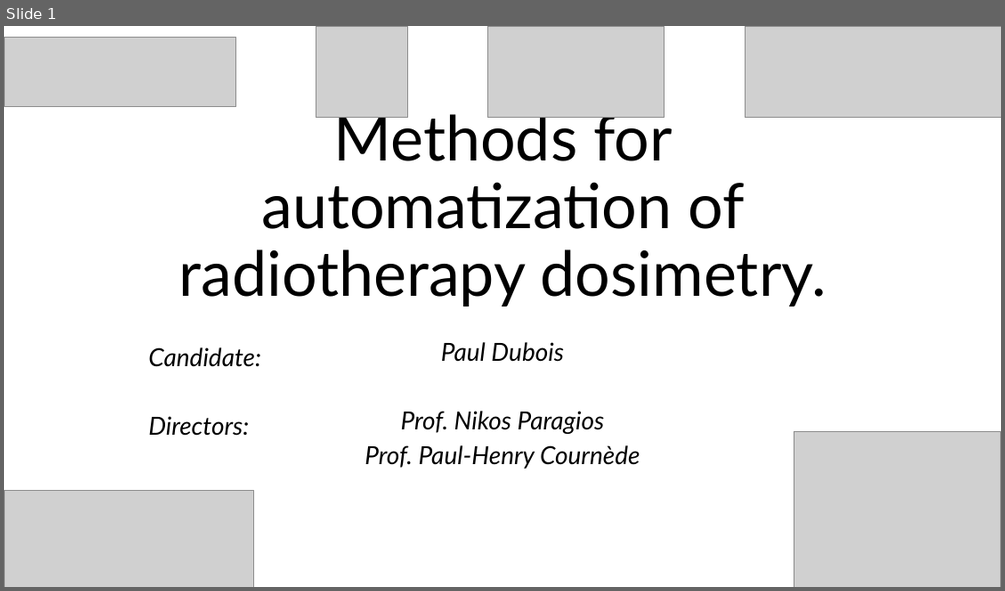
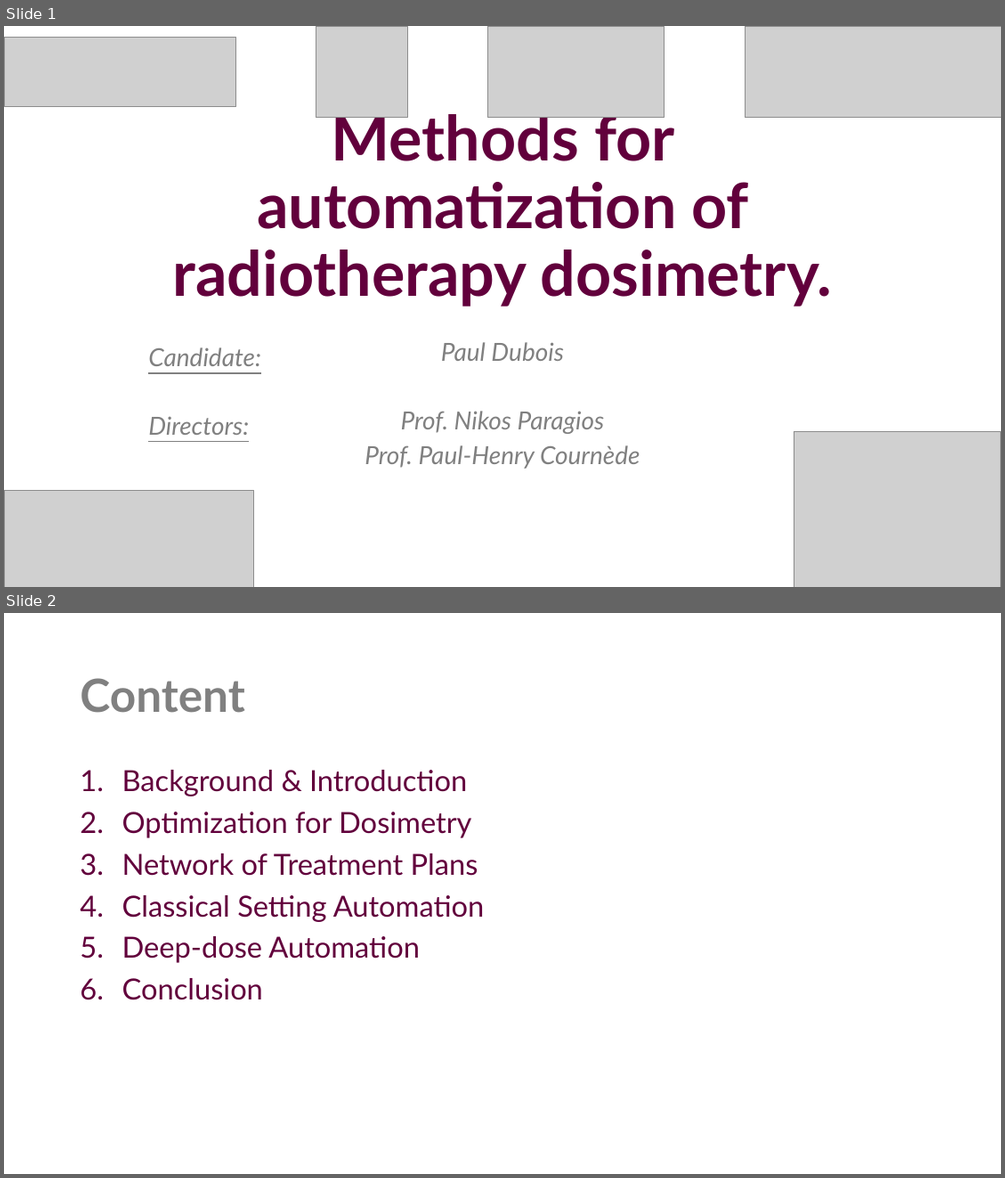
Before and after one commit to pauldubois98/Defense, a slide deck: PhD_Defense.pptx. Shown one above the other, each under a label of ours: slide 1 before the commit, slides 1 and 2 after it. The pictures are 1005x591 and 1005x1178 pixels, drawn with LibreOffice and Linux fonts; fonts in the diff are those of the drawing; grey boxes stand for pictures. Boxes give left, top, right and bottom in pixels: in the first picture for what was removed or moved away, otherwise in the second. Text is boxed around its words. In the diff, an @@ line names an element or a change of style, - is before the commit and + after.

Commit message:
added Content slide

```diff
--- a/PhD_Defense.pptx
+++ b/PhD_Defense.pptx
@@ slide 2 added at [4,613,1001,1174], background #FFFFFF @@
@@ title added at [80,678,245,713], 44 pt, text #808080, bold @@
+Content
@@ text added at [122,770,485,1000], 28 pt, text #62003C @@
+1. Background & Introduction
+2. Optimization for Dosimetry
+3. Network of Treatment Plans
+4. Classical Setting Automation
+5. Deep-dose Automation
+6. Conclusion
@@ slide 1 changed as well @@
@@ title "Methods for automatization of radiotherapy ..." at [173,107,832,306]: text colour #000000 to #62003C, bold on @@
@@ subtitle "Paul Dubois" at [364,342,639,468]: text colour #000000 to #808080 @@
@@ text "Candidate:" at [148,347,261,366]: text colour #000000 to #808080, underline on @@
@@ text "Directors:" at [148,417,249,435]: text colour #000000 to #808080, underline on @@
```
